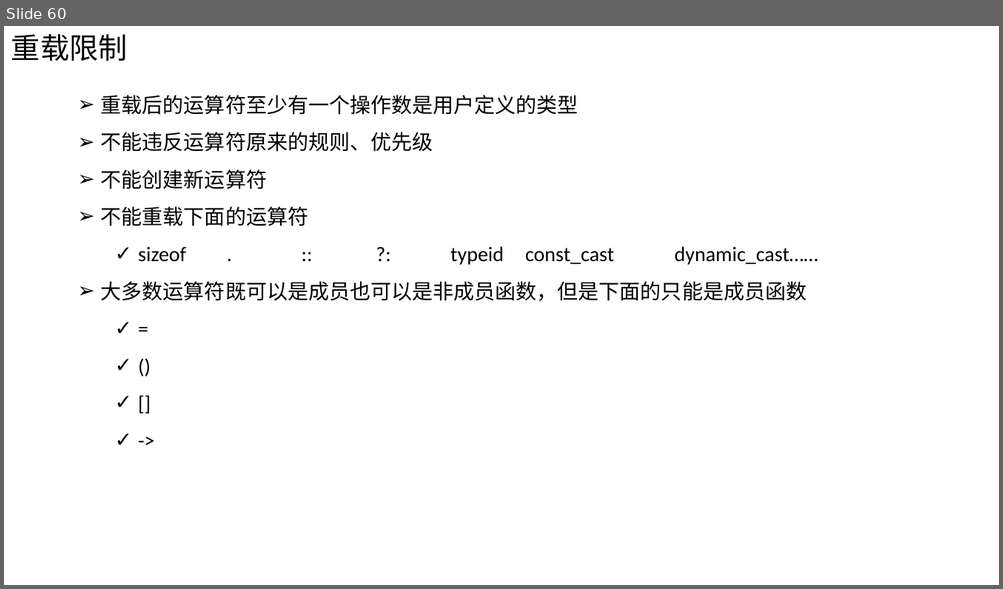
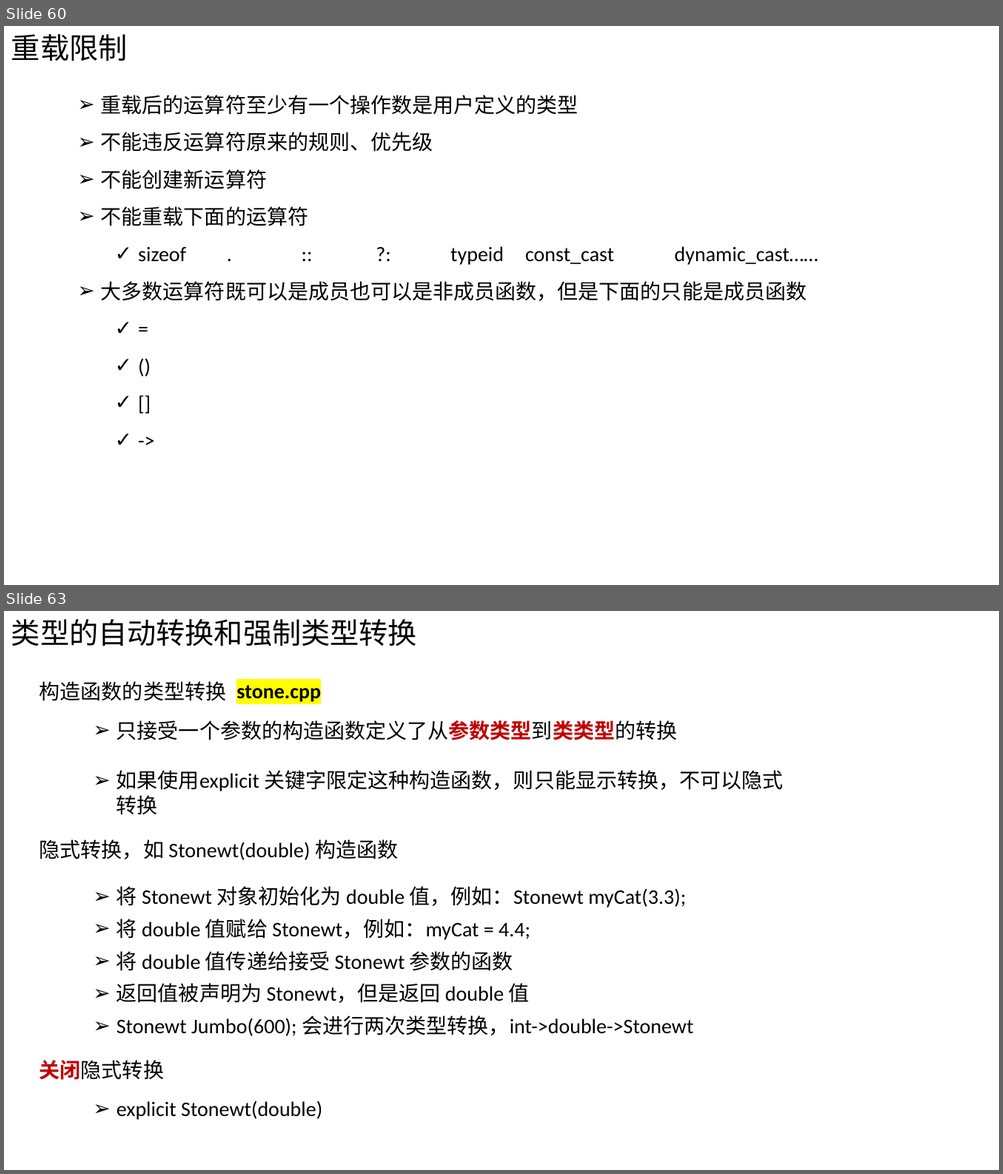
Before and after one commit to Chao200/CPP_Primer_Plus, a slide deck: C++ Primer Plus.pptx. Shown one above the other, each under a label of ours: slide 60 before the commit, slides 60 and 63 after it; the slides between them are not shown. The pictures are 1003x589 and 1003x1174 pixels, drawn with LibreOffice and Linux fonts; fonts in the diff are those of the drawing. Boxes give left, top, right and bottom in pixels: in the first picture for what was removed or moved away, otherwise in the second. Text is boxed around its words. In the diff, an @@ line names an element or a change of style, - is before the commit and + after.

```diff
--- a/C++ Primer Plus.pptx
+++ b/C++ Primer Plus.pptx
@@ slide 63 added at (4,611,999,1170), background #FFFFFF @@
@@ text added at (11,619,417,647), 28 pt, text #000000 @@
+类型的自动转换和强制类型转换
@@ text added at (40,681,226,701), 20 pt, text #000000 @@
+构造函数的类型转换
@@ text added at (236,685,321,702), 20 pt, text #000000, bold @@
+stone.cpp
@@ text added at (116,721,782,815), 20 pt, text #000000 @@
+➢ 只接受一个参数的构造函数定义了从参数类型到类类型的转换
+➢ 如果使用explicit 关键字限定这种构造函数，则只能显示转换，不可以隐式转换
@@ text added at (40,840,398,860), 20 pt, text #000000 @@
+隐式转换，如 Stonewt(double) 构造函数
@@ text added at (116,886,693,1037), 20 pt, text #000000 @@
+➢ 将 Stonewt 对象初始化为 double 值，例如：Stonewt myCat(3.3);
+➢ 将 double 值赋给 Stonewt，例如：myCat = 4.4;
+➢ 将 double 值传递给接受 Stonewt 参数的函数
+➢ 返回值被声明为 Stonewt，但是返回 double 值
+➢ Stonewt Jumbo(600); 会进行两次类型转换，int->double->Stonewt
@@ text added at (40,1060,164,1080), 20 pt, text #000000 @@
+关闭隐式转换
@@ text added at (116,1101,322,1120), 20 pt, text #000000 @@
+➢ explicit Stonewt(double)
```
Also in this commit, not shown: 1 slide changed, 16 other slides added.
